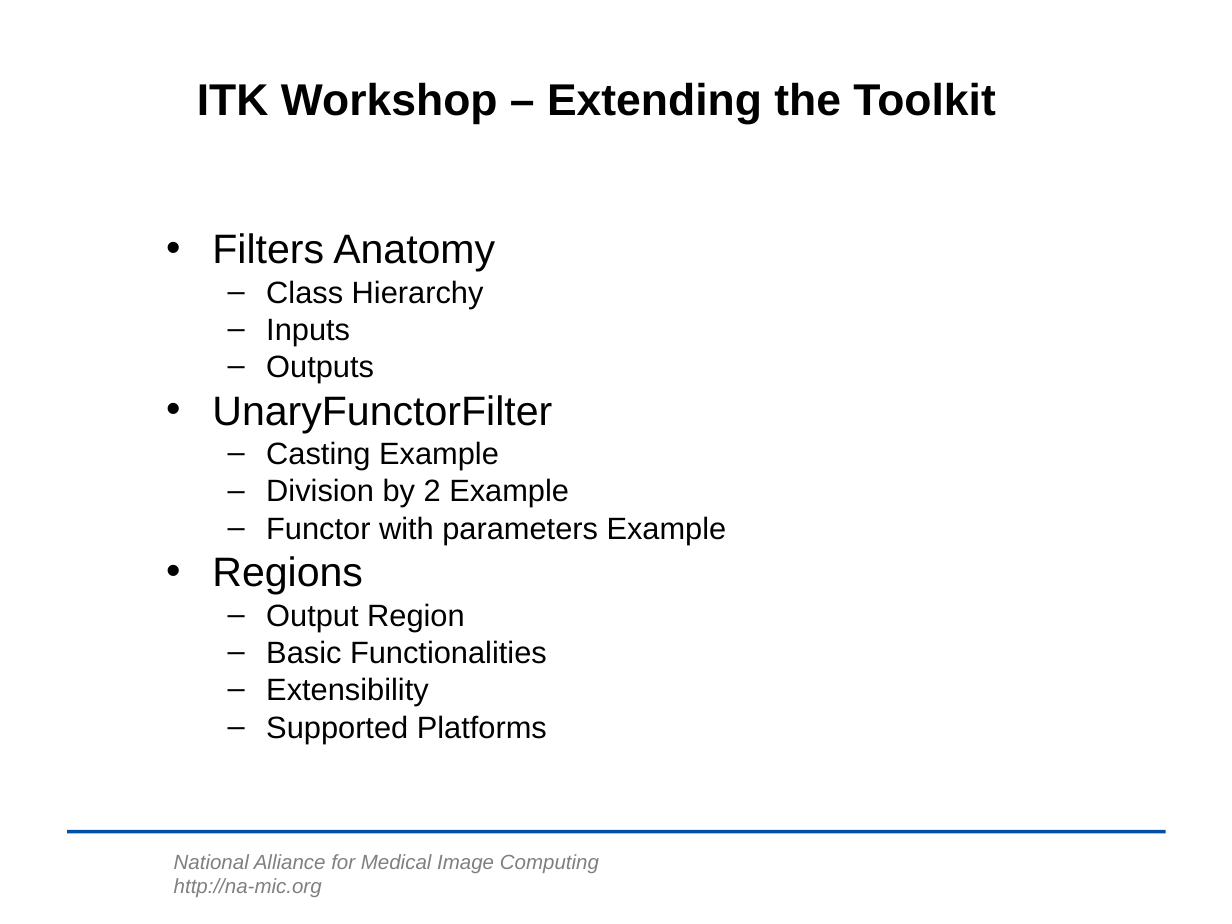
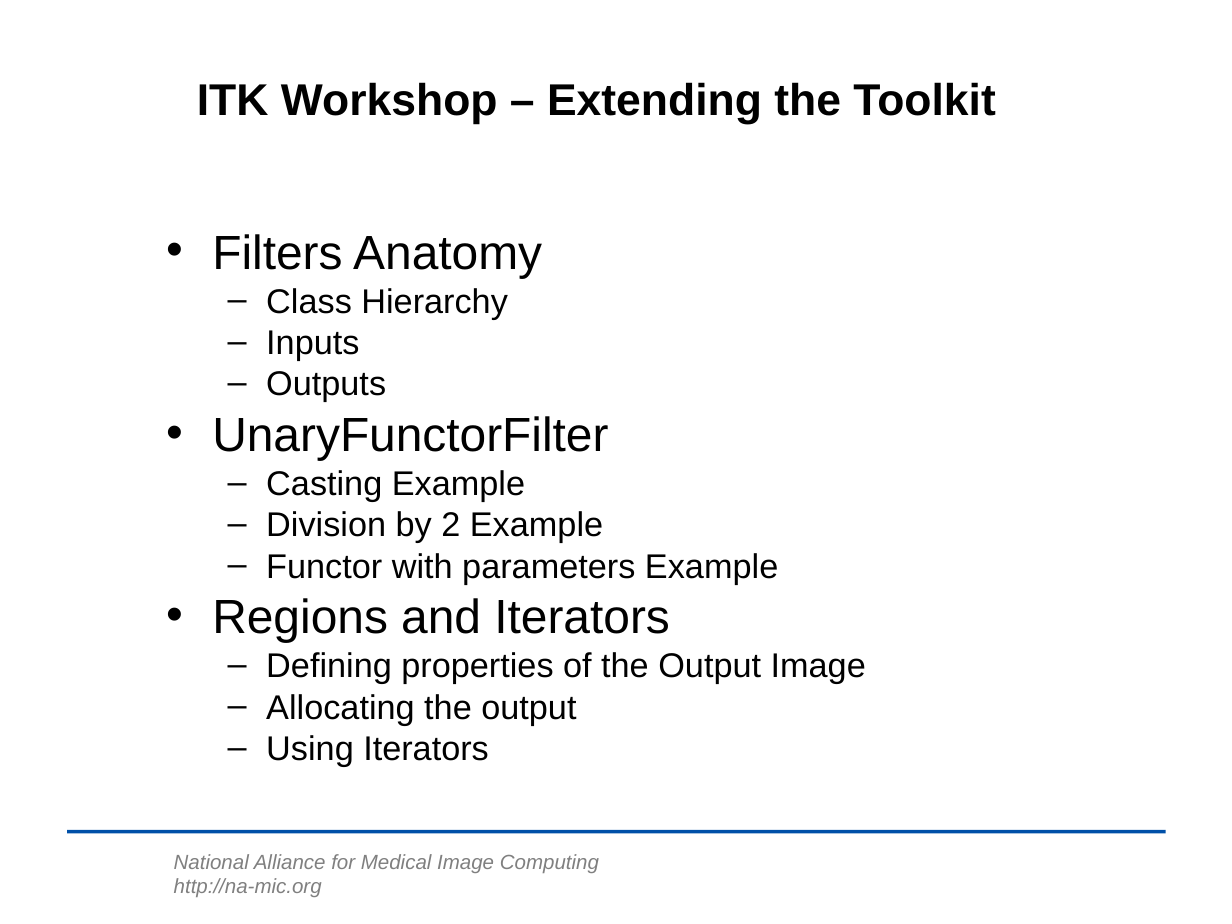
Before and after one commit to lheckemann/namic-sandbox, a slide deck: slide 2 of ITKAdvancedCourse/doc/presentations/Insight-Writing-a-New-Filter.ppt. Drawn at 1232x924 pixels with LibreOffice and Linux fonts; fonts in the diff are those of the drawing; background and template pictures are left out. Boxes give left, top, right and bottom in pixels: in the first picture for what was removed or moved away, otherwise in the second. Text is boxed around its words. In the diff, an @@ line names an element or a change of style, - is before the commit and + after.

```diff
--- a/ITKAdvancedCourse/doc/presentations/Insight-Writing-a-New-Filter.ppt
+++ b/ITKAdvancedCourse/doc/presentations/Insight-Writing-a-New-Filter.ppt
@@ text at (x1=212, y1=234, x2=778, y2=584): size 24 to 28 pt in "Filters Anatomy", "UnaryFunctorFilter"; size 18 to 20 pt in "Class Hierarchy", "Inputs", "Outputs", "Casting Example" and 2 more places; more space between paragraphs @@
@@ text at (x1=212, y1=598, x2=866, y2=766): text changed; size 18 to 20 pt @@
-• Regions
-  – Output Region
-  – Basic Functionalities
-  – Extensibility
-  – Supported Platforms
+• Regions and Iterators
+  – Defining properties of the Output Image
+  – Allocating the output
+  – Using Iterators
```
Also in this commit, not shown: 10 other slides changed, 16 slides added, 1 slide removed, 1 other file.
